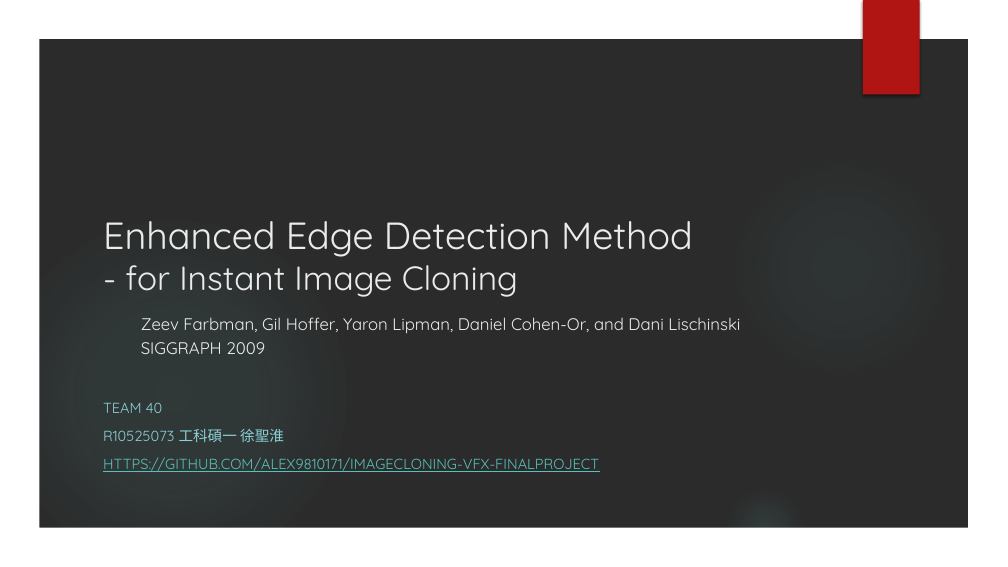
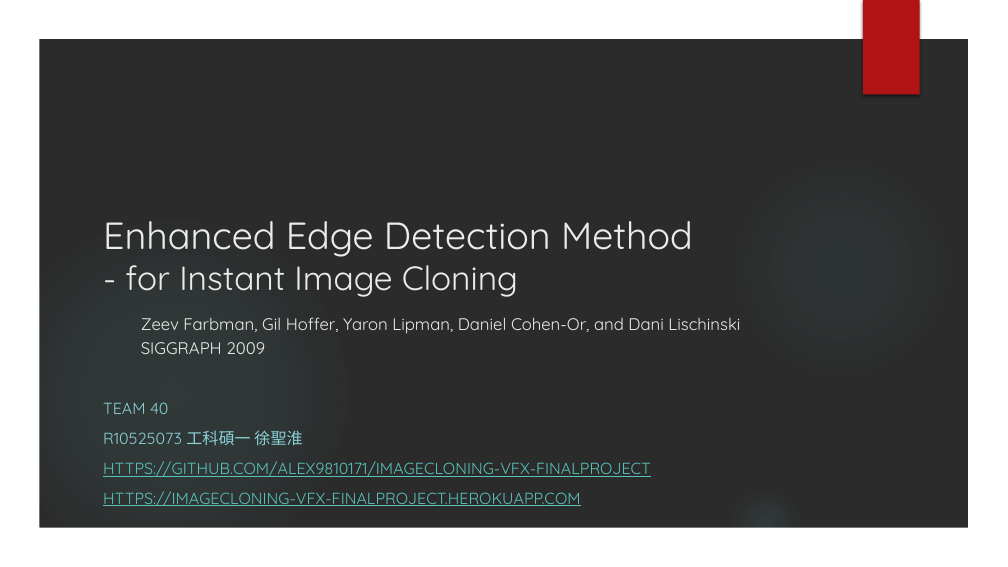
Before and after one commit to alex9810171/ImageCloning-VFX2022-Spring, a slide deck: slide 1 of doc/demo_slide.pptx. Drawn at 1008x567 pixels with LibreOffice and Linux fonts; fonts in the diff are those of the drawing; background and template pictures are left out; a plain dark background stands for a picture behind light text. Boxes give left, top, right and bottom in pixels: in the first picture for what was removed or moved away, otherwise in the second. Text is boxed around its words. In the diff, an @@ line names an element or a change of style, - is before the commit and + after.

Commit message:
update slide

```diff
--- a/doc/demo_slide.pptx
+++ b/doc/demo_slide.pptx
@@ subtitle at [103, 402, 651, 477]: size 13.9 to 15.3 pt in "TEAM 40", "R10525073 工科碩一 徐聖淮", "HTTPS://GITHUB.COM/ALEX9810171/IMAGECLONING-VFX-FINALPROJECT" @@
@@ subtitle at [103, 491, 581, 506]: paragraph added @@
+HTTPS://IMAGECLONING-VFX-FINALPROJECT.HEROKUAPP.COM
```
